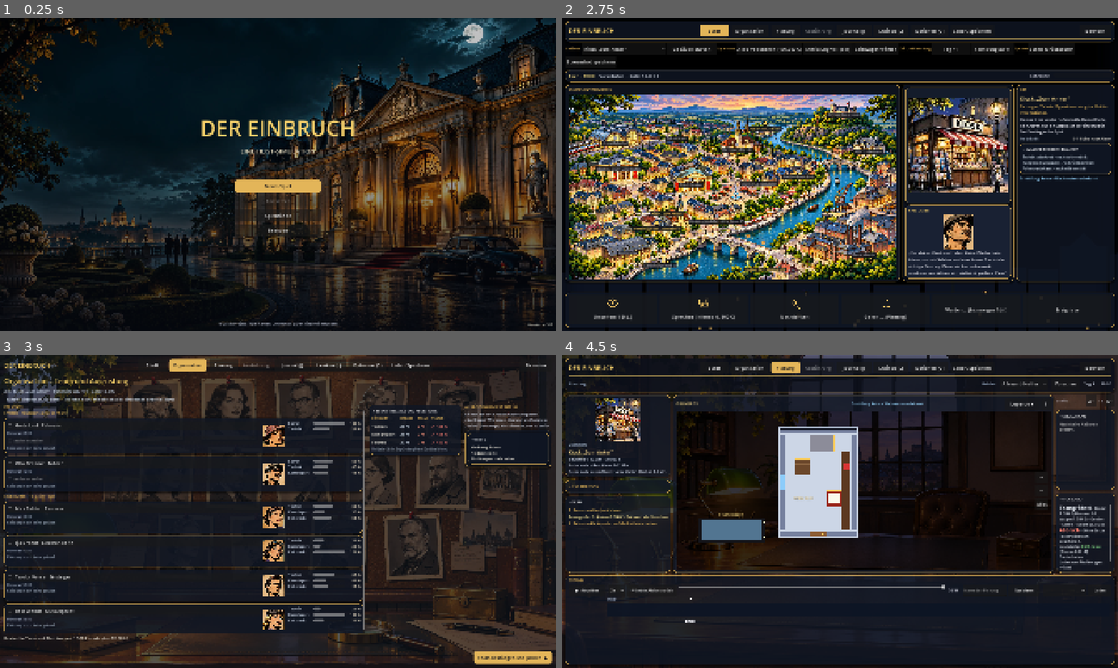
Above: before the commit, frames 1-4 (two rows, left to right).
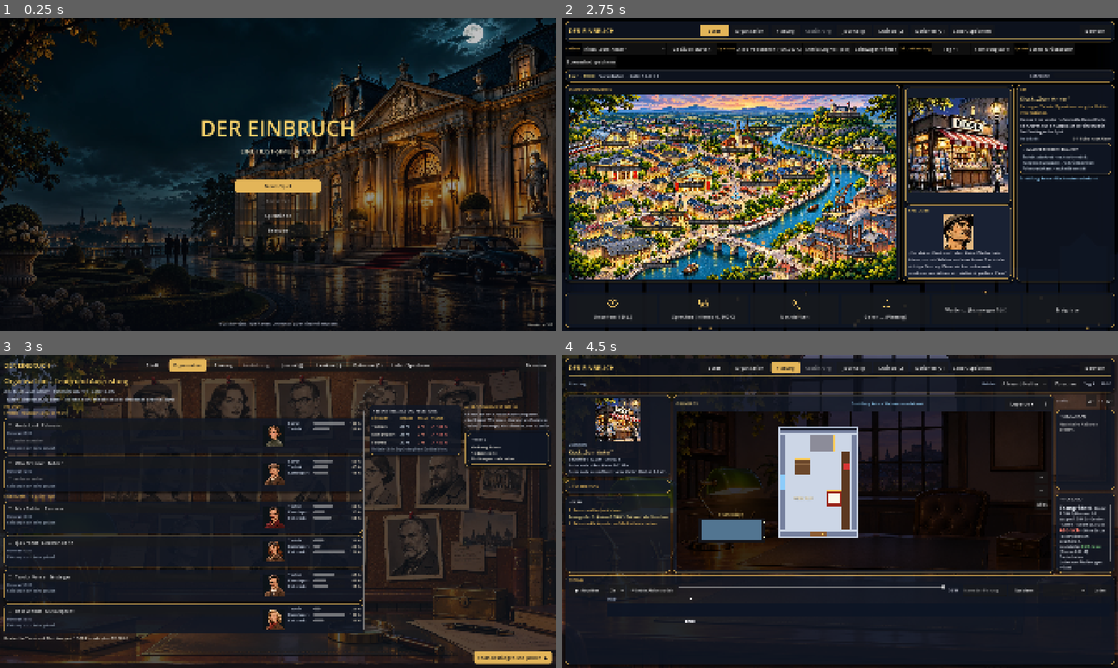
Above: after the commit, the same moments.

Repository: Martin1971-cloud/einbruch
Game: Godot game, scene res://scenes/main.tscn
The game is run twice, just before and just after one commit, with the same random seed, the same clock (stepped at 60 frames per second) and the same inputs.
Inputs:
- Up to frame 1 (0.25 s): no input
- Up to frame 2 (2.75 s): click "Neues Spiel" at 0.5 s; click "Neues Spiel hier" at 1.25 s; click "Stadt" at 2 s
- Up to frame 3 (3 s): click "Organisation" at 2.75 s
- Up to frame 4 (4.5 s): click "Stadt" at 3.5 s; click "Planung" at 4.25 s

Frames 1-2 are identical in both runs. In frame 3, 1.3% of the frame differs, in the area x 47-52%, y 22-88%; in frame 4, nothing differs.

Commit message:
Crew-Figuren und Porträts im Spiel eingebunden
- Porträts: assets/portraits/<name>.png (256 px), PORTRAIT zeigt auf die Crew-Porträts
- 3D: crew_<id>_<pose>.png aus assets/crew/figur3d, je Person einheitlich skaliert
- Draufsicht: crew2d_<id>_<pose>.png aus assets/crew/draufsicht (eigener Schlüssel,
  damit 2D und 3D nicht mehr dieselben Dateien teilen)
- Magenta-Saum an den Rändern entfernt

Testsuite: 76 Tests grün.

Claude-Session: https://claude.ai/code/session_01LKpSSULuighKXwyzAG3jU1
Co-Authored-By: Claude Haiku 5.5 <noreply@anthropic.com>

Diff:
--- a/godot/scripts/data.gd
+++ b/godot/scripts/data.gd
@@ -206,8 +206,8 @@
 ]
 
 const PORTRAIT := {
-	"mira": "beobachterin", "ilja": "technikerin", "teo": "hacker", "rosa": "einbrecherin",
-	"greta": "besucher", "otto": "fahrer",
+	"mira": "mira", "ilja": "ilja", "teo": "teo", "rosa": "rosa",
+	"greta": "greta", "otto": "otto",
 	"informant": "informant", "hehlerin": "hehlerin", "auftraggeber": "auftraggeber", "polizist": "polizist",
 }
 
--- a/godot/scripts/ui/grid_zeichnung.gd
+++ b/godot/scripts/ui/grid_zeichnung.gd
@@ -439,7 +439,7 @@
 		var pc := _c(c.start)
 		if c.id == selected_id:
 			draw_arc(pc, _cell * 0.6, 0, TAU, 24, Color(0.98, 0.85, 0.35), 3.0)
-		_draw_sprite(pc, "crew_%s" % c.id, false, Vector2(0, 1))
+		_draw_sprite(pc, "crew2d_%s" % c.id, false, Vector2(0, 1))
 		_number_badge(pc, i + 1, COLORS.get(c.id, Color.WHITE))
 	if not _frame.is_empty():
 		_draw_dynamic()
@@ -643,7 +643,7 @@
 			draw_arc(cp, _cell * 0.6, 0, TAU, 24, Color(0.98, 0.85, 0.35), 3.0)
 		if seen:
 			draw_arc(cp, _cell * 0.66, 0, TAU, 24, Color(1.0, 0.3, 0.3), 2.5)
-		_draw_walker(cp, col2, String(c.name).substr(0, 1), cdata, "crew_%s" % c.id)
+		_draw_walker(cp, col2, String(c.name).substr(0, 1), cdata, "crew2d_%s" % c.id)
 		_number_badge(cp, i + 1, col2)
 		var carried: int = cdata[3]
 		if carried > 0:
Not shown, added: godot/assets/crew/draufsicht/greta_gehen_1.png.import
Not shown, added: godot/assets/crew/draufsicht/greta_gehen_2.png.import
Not shown, added: godot/assets/crew/draufsicht/greta_gehen_3.png.import
Not shown, added: godot/assets/crew/draufsicht/greta_gehen_4.png.import
Not shown, added: godot/assets/crew/draufsicht/greta_stehen_1.png.import
Not shown, added: godot/assets/crew/draufsicht/greta_stehen_2.png.import
Not shown, added: godot/assets/crew/draufsicht/greta_stehen_3.png.import
Not shown, added: godot/assets/crew/draufsicht/greta_stehen_4.png.import
Not shown, added: godot/assets/crew/draufsicht/ilja_gehen_1.png.import
Not shown, added: godot/assets/crew/draufsicht/ilja_gehen_2.png.import
Not shown, added: godot/assets/crew/draufsicht/ilja_gehen_3.png.import
Not shown, added: godot/assets/crew/draufsicht/ilja_gehen_4.png.import
(and 375 more such lines)
